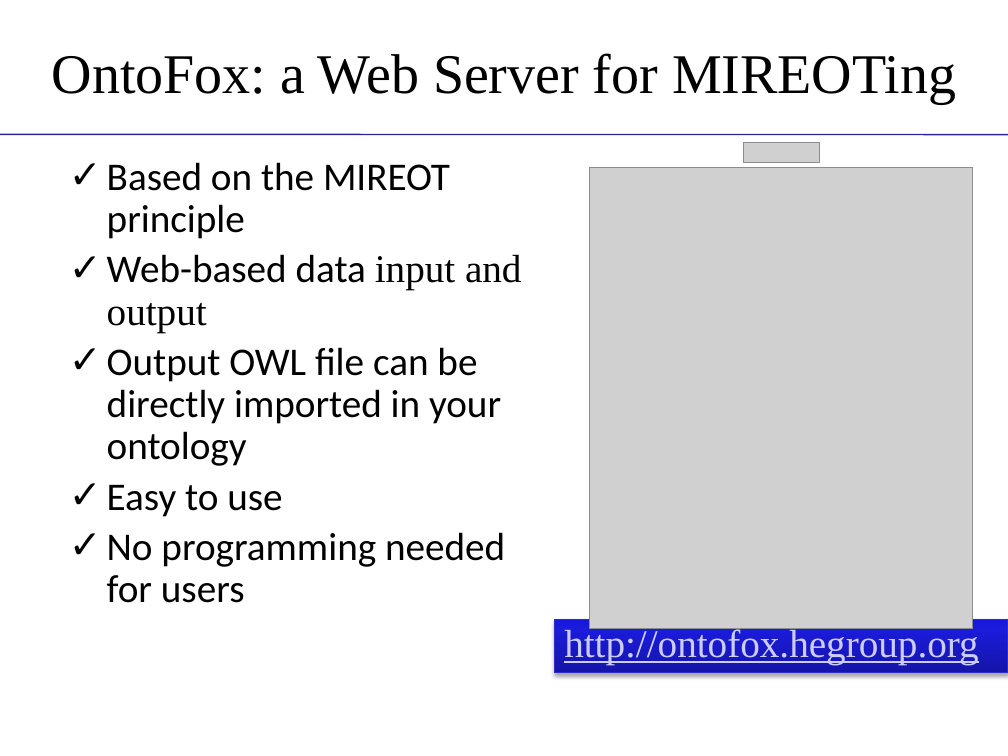
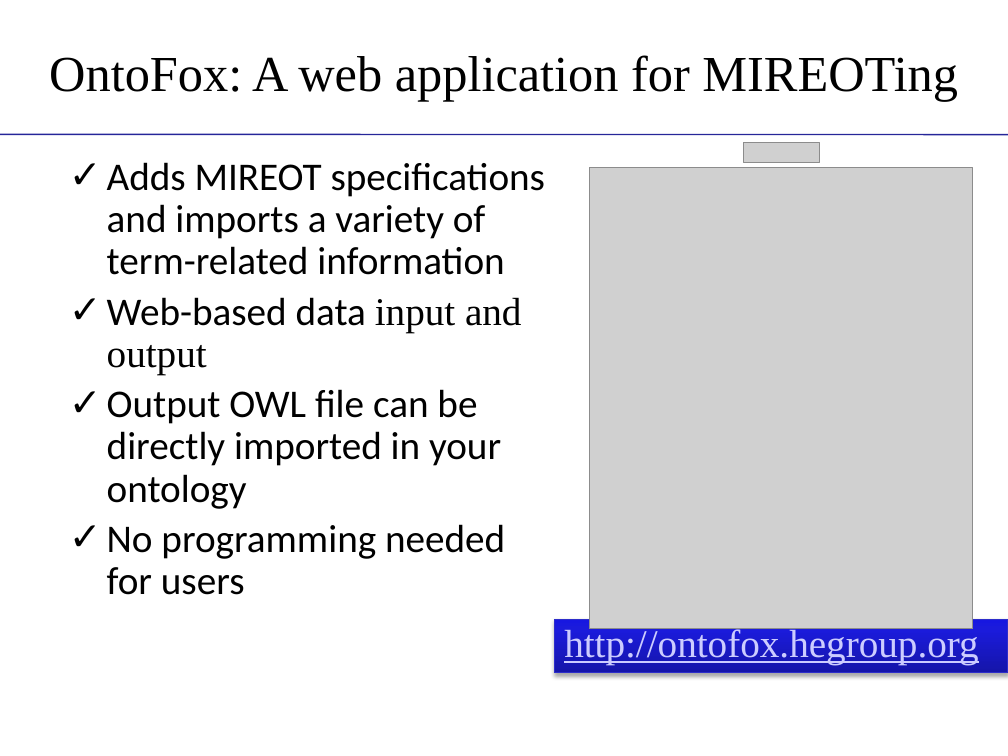
Before and after one commit to obi-ontology/obi-legacy-svn, a slide deck: slide 9 of trunk/docs/presentations/OBI tutorial July 2011 ICBO/MIREOT-View.pptx. Drawn at 1008x756 pixels with LibreOffice and Linux fonts; fonts in the diff are those of the drawing; grey boxes stand for pictures; background and template pictures are left out. Boxes give left, top, right and bottom in pixels: in the first picture for what was removed or moved away, otherwise in the second. Text is boxed around its words. In the diff, an @@ line names an element or a change of style, - is before the commit and + after.

Commit message:
Corrected typos, clarified some points, added citation to paper, removed 'easy to use' - let people decide that themselves, adjusted acknowlegements, changed 'all axioms' to 'axioms', removed science commons logo

```diff
--- a/trunk/docs/presentations/OBI tutorial July 2011 ICBO/MIREOT-View.pptx
+++ b/trunk/docs/presentations/OBI tutorial July 2011 ICBO/MIREOT-View.pptx
@@ title at <box>49,55,958,102</box>: text changed; size 40 to 36 pt @@
-OntoFox: a Web Server for MIREOTing
+OntoFox: A web application for MIREOTing
@@ text at <box>107,162,546,275</box>: text changed @@
-✓ Based on the MIREOT principle
+✓ Adds MIREOT specifications and imports a variety of term-related information
@@ text at <box>107,485,282,517</box>: paragraph removed @@
-✓ Easy to use
```
Also in this commit, not shown: 12 other slides changed.
